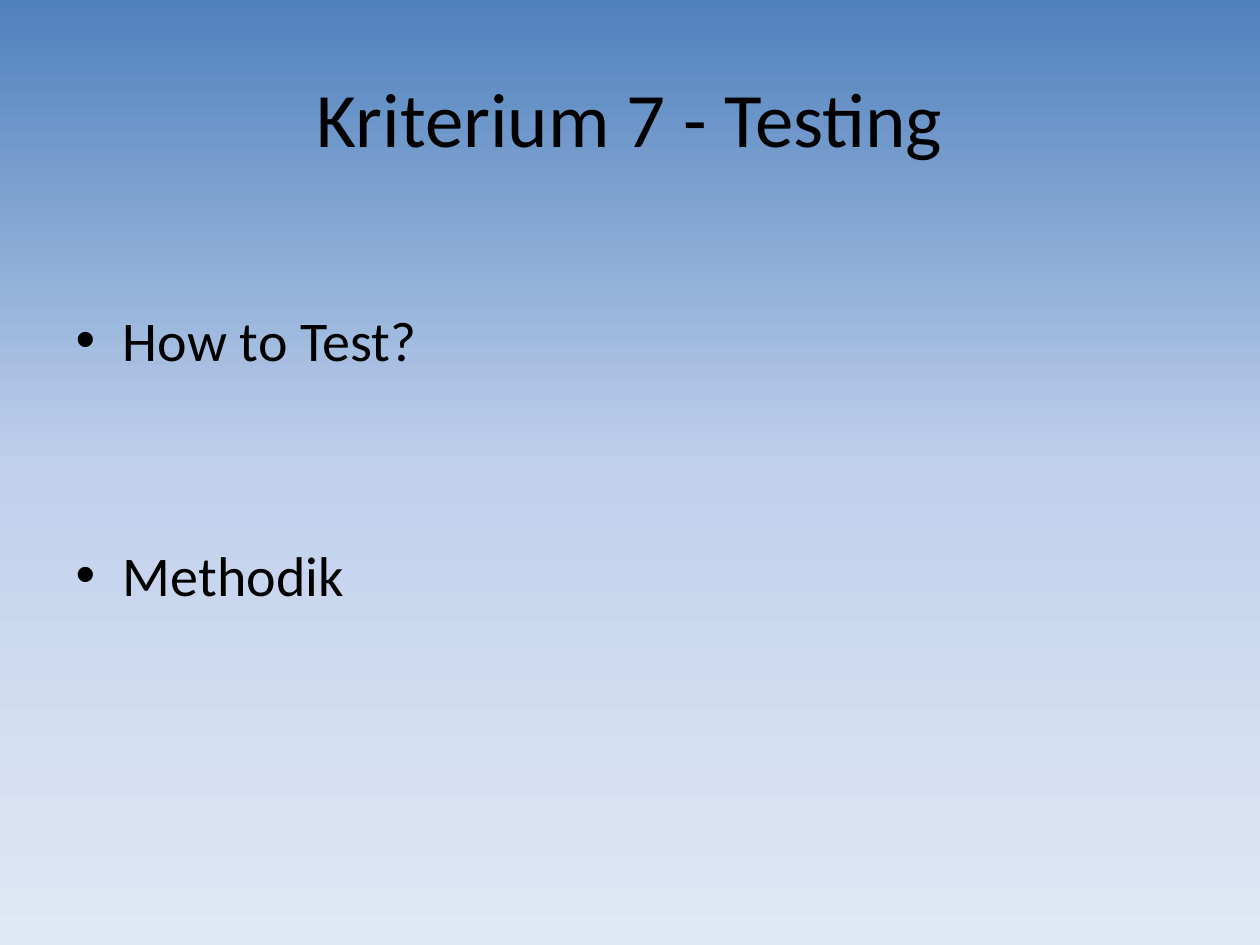
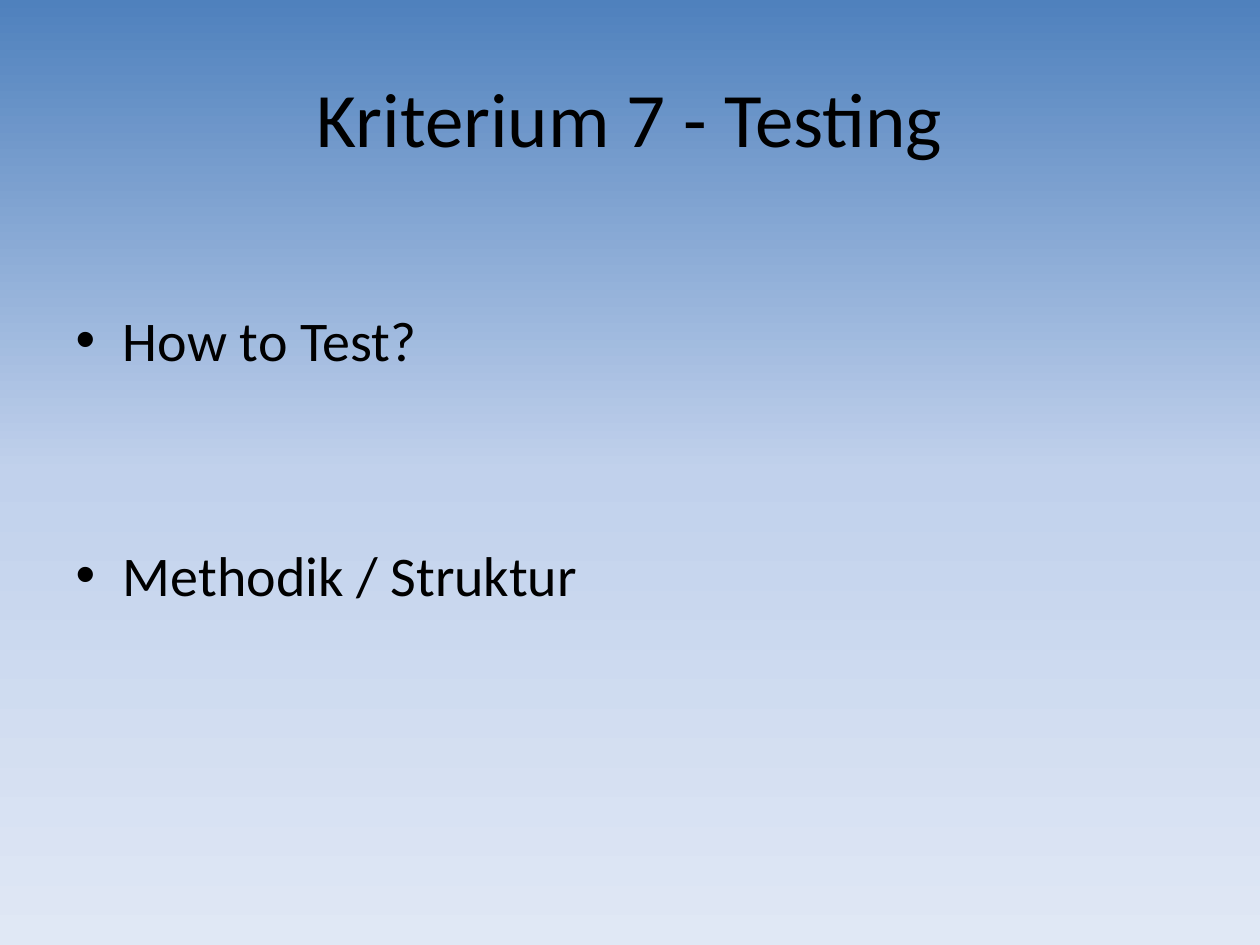
Before and after one commit to mtwords/hand-held, a slide deck: slide 11 of Documents/10_Frameworks_Presentation.pptx (slide 10 before the commit). Drawn at 1260x945 pixels with LibreOffice and Linux fonts; fonts in the diff are those of the drawing. Boxes give left, top, right and bottom in pixels: in the first picture for what was removed or moved away, otherwise in the second. Text is boxed around its words. In the diff, an @@ line names an element or a change of style, - is before the commit and + after.

```diff
--- a/Documents/10_Frameworks_Presentation.pptx
+++ b/Documents/10_Frameworks_Presentation.pptx
@@ text at bbox=[123, 557, 577, 597]: text changed @@
-• Methodik
+• Methodik / Struktur
```
Also in this commit, not shown: 6 other slides changed, 13 slides added, 1 slide removed.
